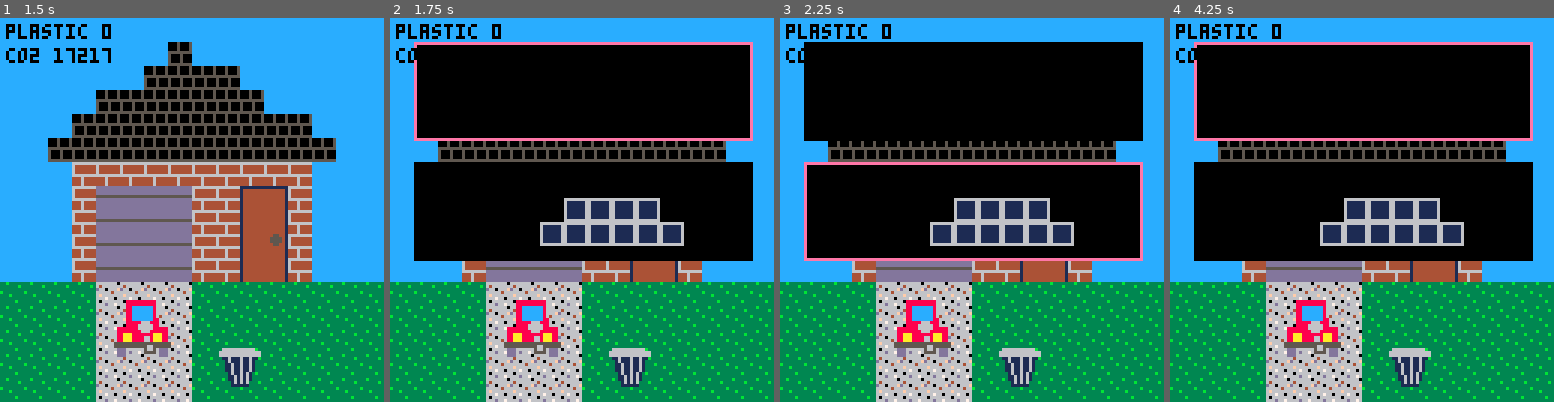
Above: before the commit, frames 1-4 (left to right).
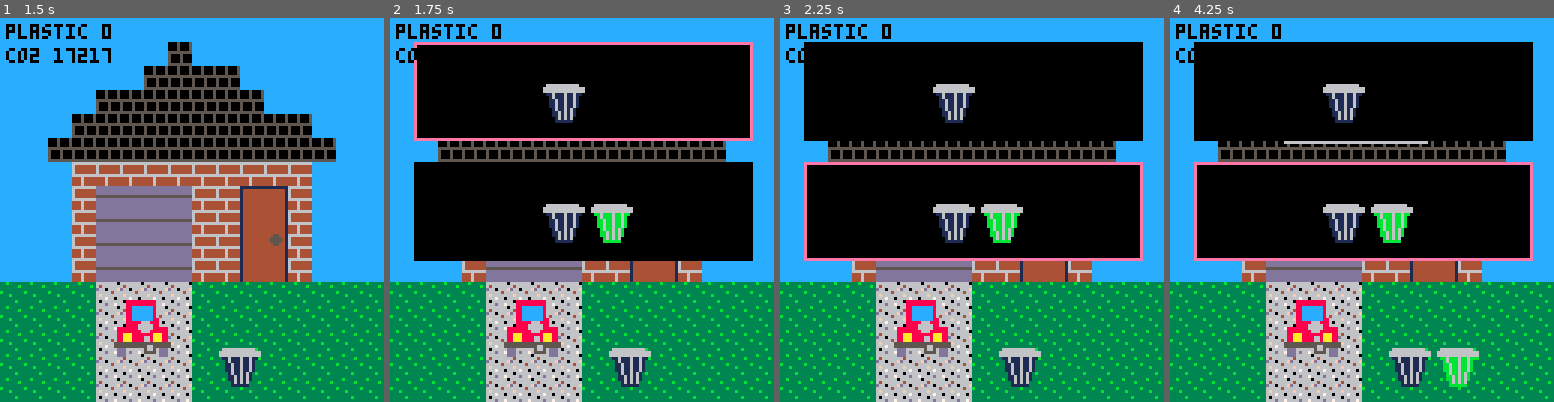
Above: after the commit, the same moments.

Repository: EmilyRagan/senior-project
Game: PICO-8 cartridge carts/home.p8
Same seed, same stepped clock (60 frames per second), same inputs: the game is played once before the commit and once after it.
Inputs:
- Up to frame 1 (1.5 s): tap X (X key) at 0.33, 1.07 s; tap O (Z key) at 0.7 s
- Up to frame 2 (1.75 s): hold Right from 1.6 s (still down); tap O (Z key) at 1.7 s
- Up to frame 3 (2.25 s): tap X (X key) at 1.85 s; release Right at 2.1 s; tap O (Z key) at 2.1 s; hold Up from 2.15 s (still down)
- Up to frame 4 (4.25 s): release Up at 2.42 s; hold Right 2.47-3.03 s; tap O (Z key) every 0.4 s from 2.5 to 4.1 s; tap X (X key) at 2.97, 4.08 s; hold Left 3.08-3.58 s; hold Down 3.63-3.97 s; hold Right from 4.02 s (still down)

Frame 1 is identical in both runs. In frame 2, 4.5% of the frame differs, in the area x 39-77%, y 17-60%; in frame 3, 4.5%; in frame 4, 9.1%, in the area x 6-95%, y 6-97%.

Commit message:
allow left/right as well as up/down for naviation

Diff:
--- a/carts/home.p8
+++ b/carts/home.p8
@@ -195,11 +195,11 @@
     end
 
     -- logic for navigating around the items in the scene
-    if (not show_alternatives and btnp(buttons.down))
+    if (not show_alternatives and (btnp(buttons.down) or btnp(buttons.left)))
     then
       current_index = current_index % #current_scene + 1
       current_item = current_scene[current_index]
-    elseif (not show_alternatives and btnp(buttons.up))
+    elseif (not show_alternatives and (btnp(buttons.up) or btnp(buttons.right)))
     then
       current_index = (current_index - 2) % #current_scene + 1
       current_item = current_scene[current_index]
